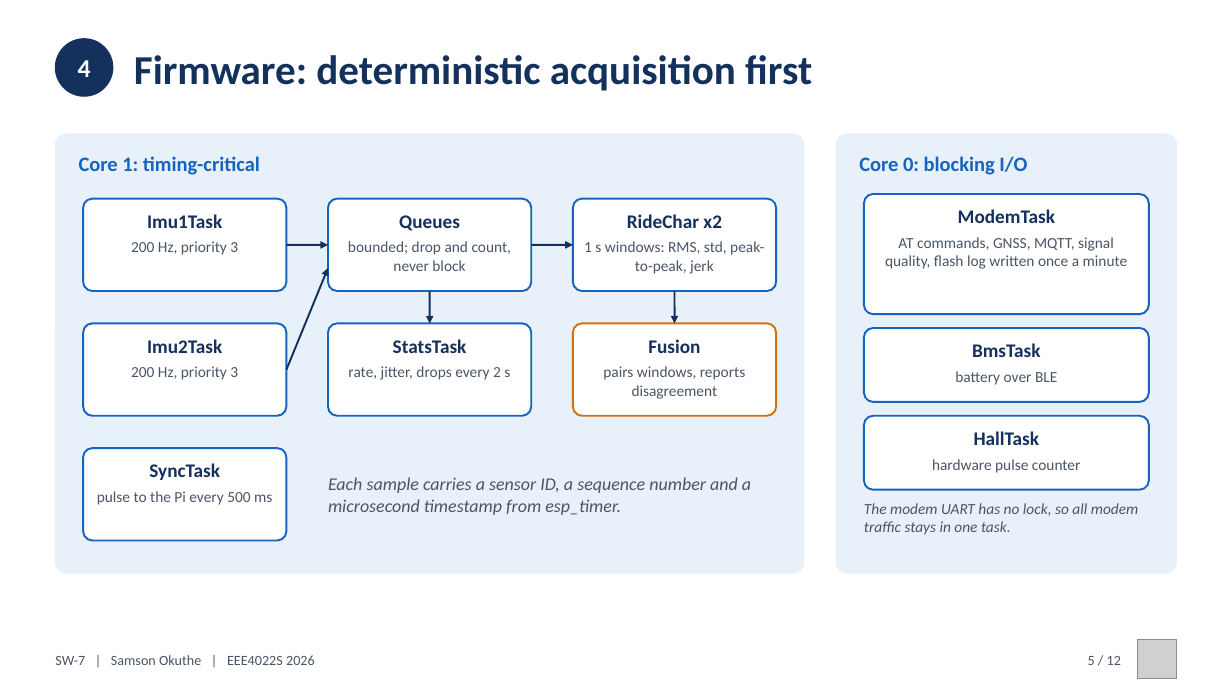
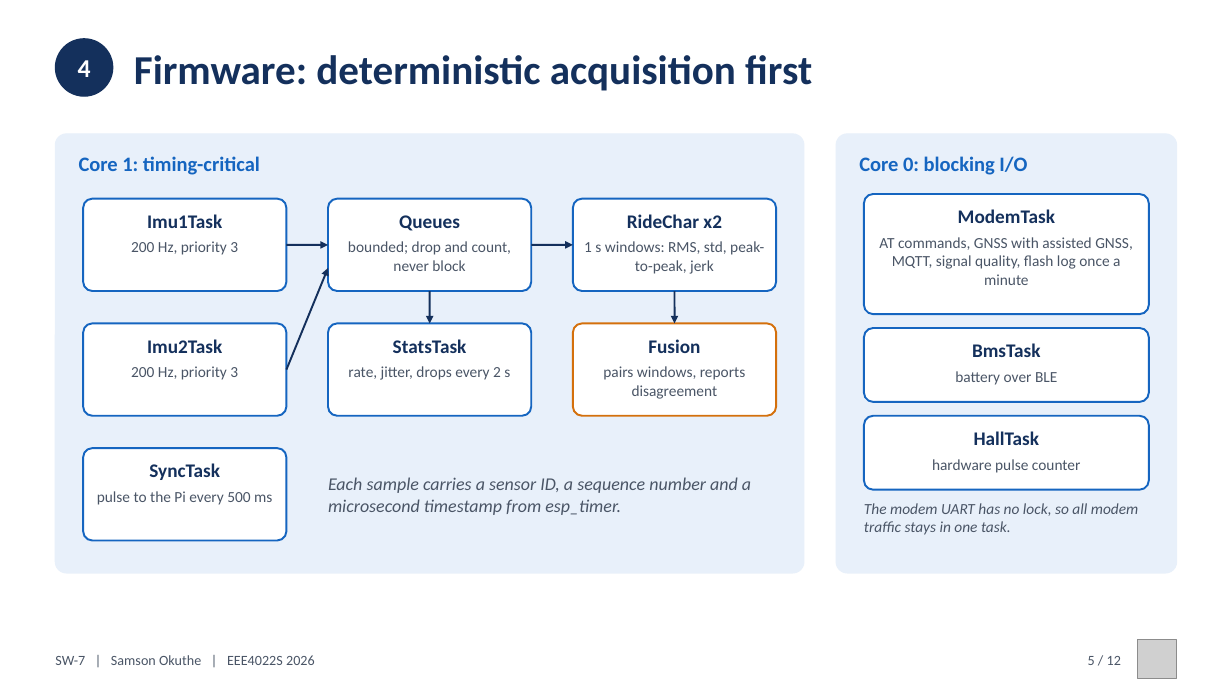
Before and after one commit to 0geder/Tukzie-HPEC-HUD, a slide deck: slide 5 of Presentation/SW7_Final_Presentation.pptx. Drawn at 1232x693 pixels with LibreOffice and Linux fonts; fonts in the diff are those of the drawing; grey boxes stand for pictures. Boxes give left, top, right and bottom in pixels: in the first picture for what was removed or moved away, otherwise in the second. Text is boxed around its words. In the diff, an @@ line names an element or a change of style, - is before the commit and + after.

```diff
--- a/Presentation/SW7_Final_Presentation.pptx
+++ b/Presentation/SW7_Final_Presentation.pptx
@@ text at bbox=[879, 237, 1133, 285]: text changed @@
-AT commands, GNSS, MQTT, signal quality, flash log written once a minute
+AT commands, GNSS with assisted GNSS, MQTT, signal quality, flash log once a minute
```
Also in this commit, not shown: 7 other slides changed, 8 other files.
